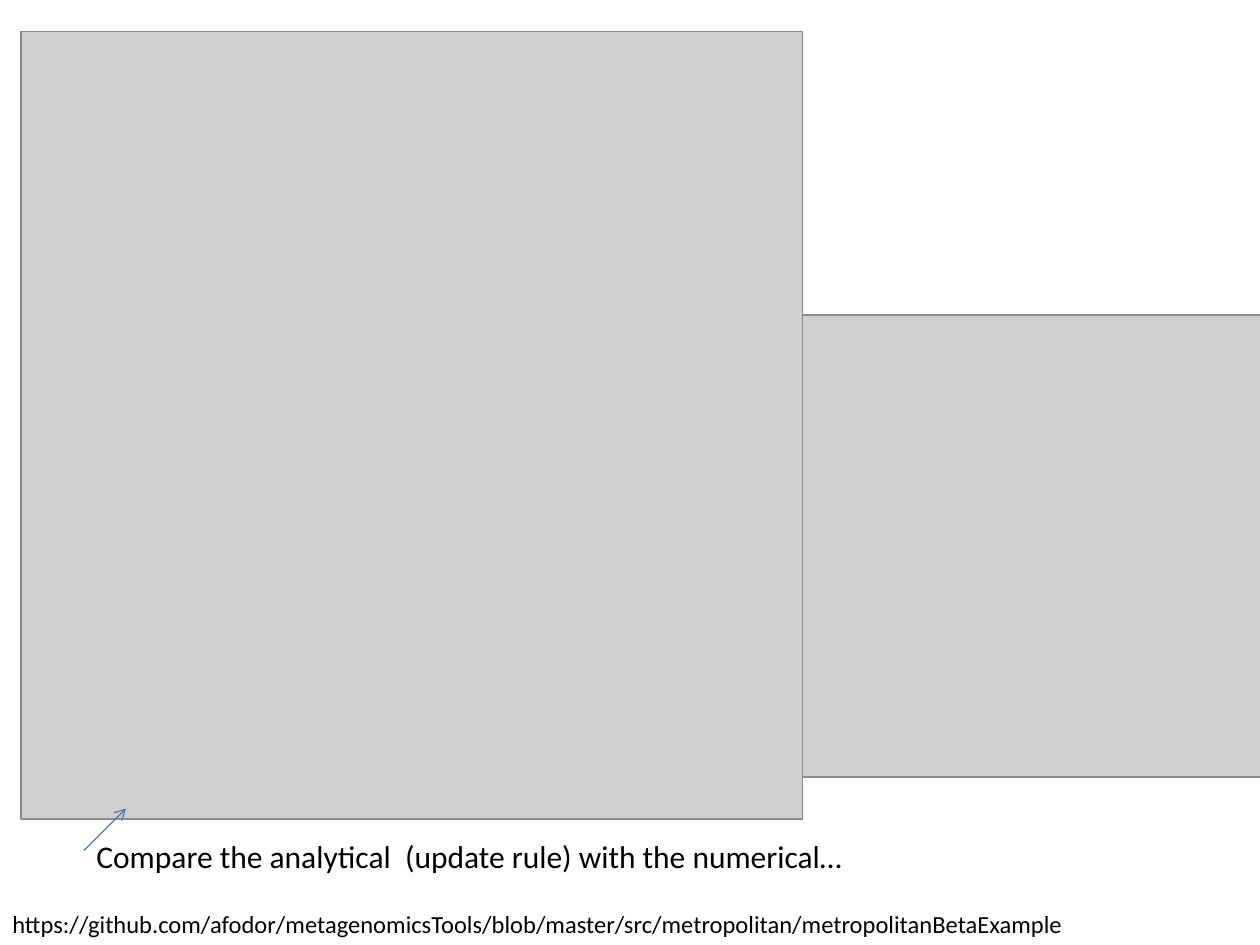
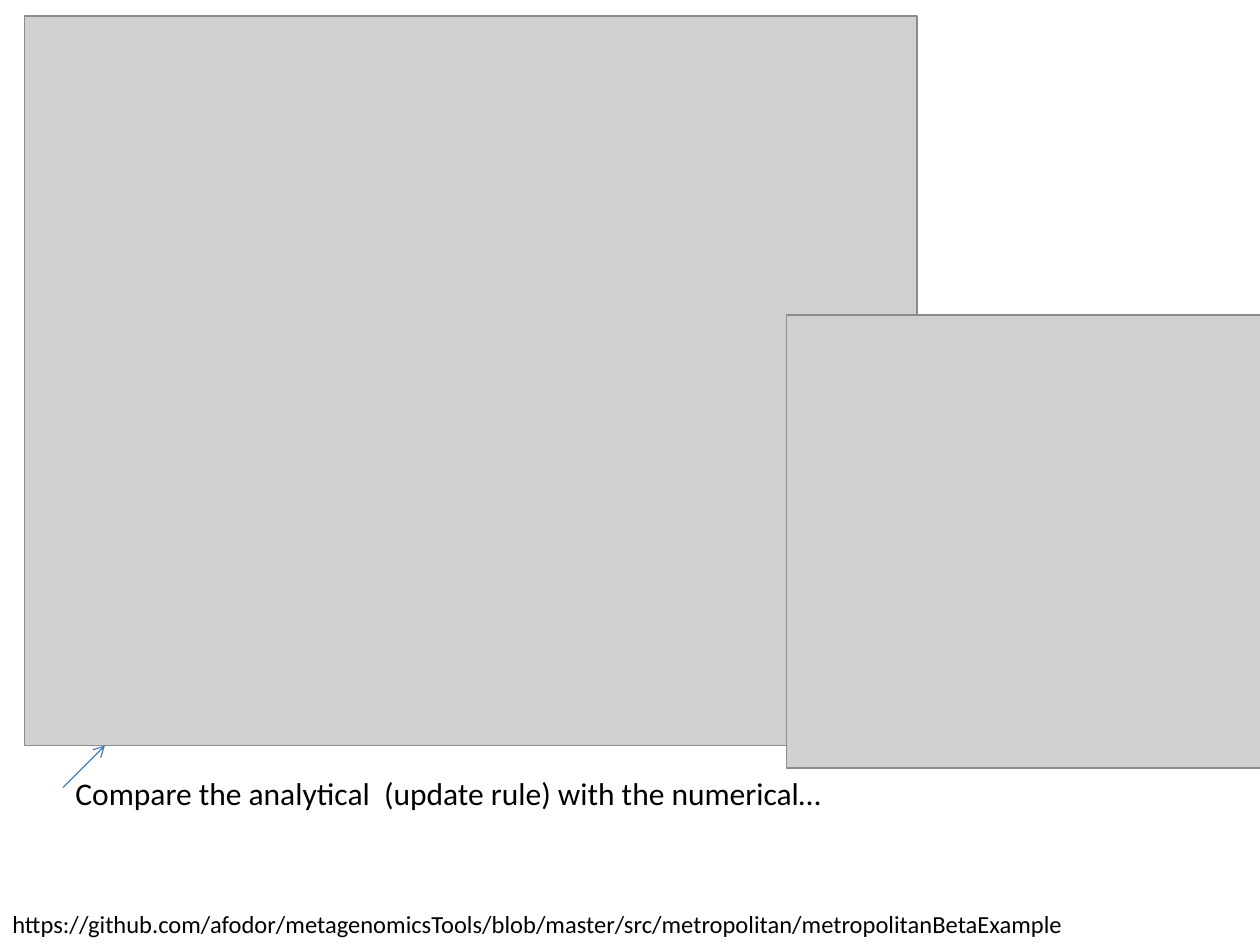
Before and after one commit to afodor/afodor.github.io, a slide deck: slide 11 of classes/stats2016/Lecture06.pptx. Drawn at 1260x945 pixels with LibreOffice and Linux fonts; fonts in the diff are those of the drawing; grey boxes stand for pictures. Boxes give left, top, right and bottom in pixels: in the first picture for what was removed or moved away, otherwise in the second. Text is boxed around its words. In the diff, an @@ line names an element or a change of style, - is before the commit and + after.

```diff
--- a/classes/stats2016/Lecture06.pptx
+++ b/classes/stats2016/Lecture06.pptx
@@ picture: place and size @@
-picture at (21, 32, 803, 819)
+picture at (25, 16, 917, 746)
@@ picture: place and size @@
-picture at (777, 315, 1260, 777)
+picture at (786, 315, 1260, 769)
@@ arrow moved from (84, 850) - (126, 809) to (63, 788) - (105, 746) @@
@@ text "Compare the analytical (update rule) ...": place and size @@
-text "Compare the analytical (update rule) ..." at (96, 845, 842, 873)
+text "Compare the analytical (update rule) ..." at (75, 782, 821, 810)
```
Also in this commit, not shown: 3 other slides changed.
